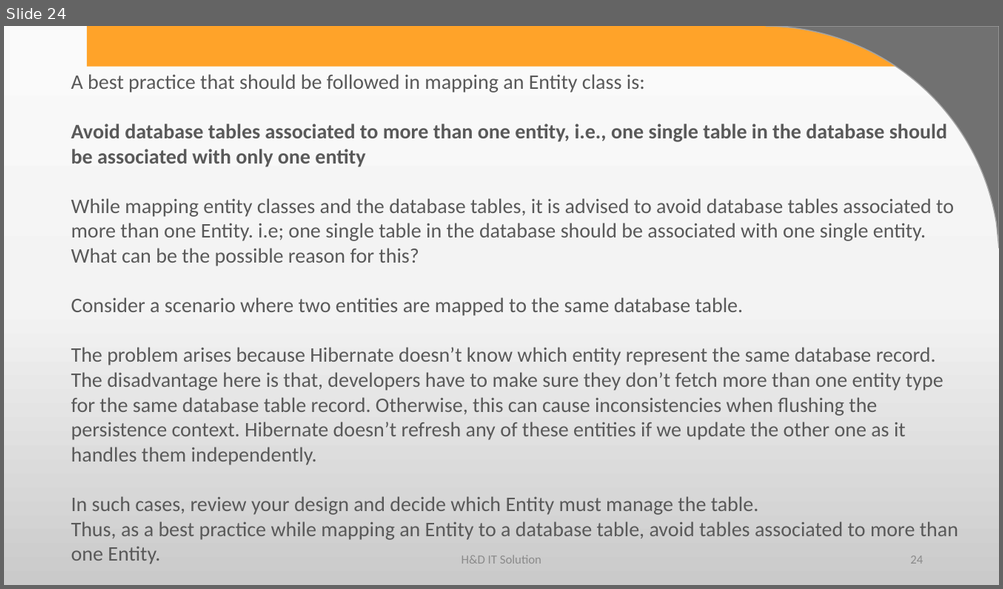
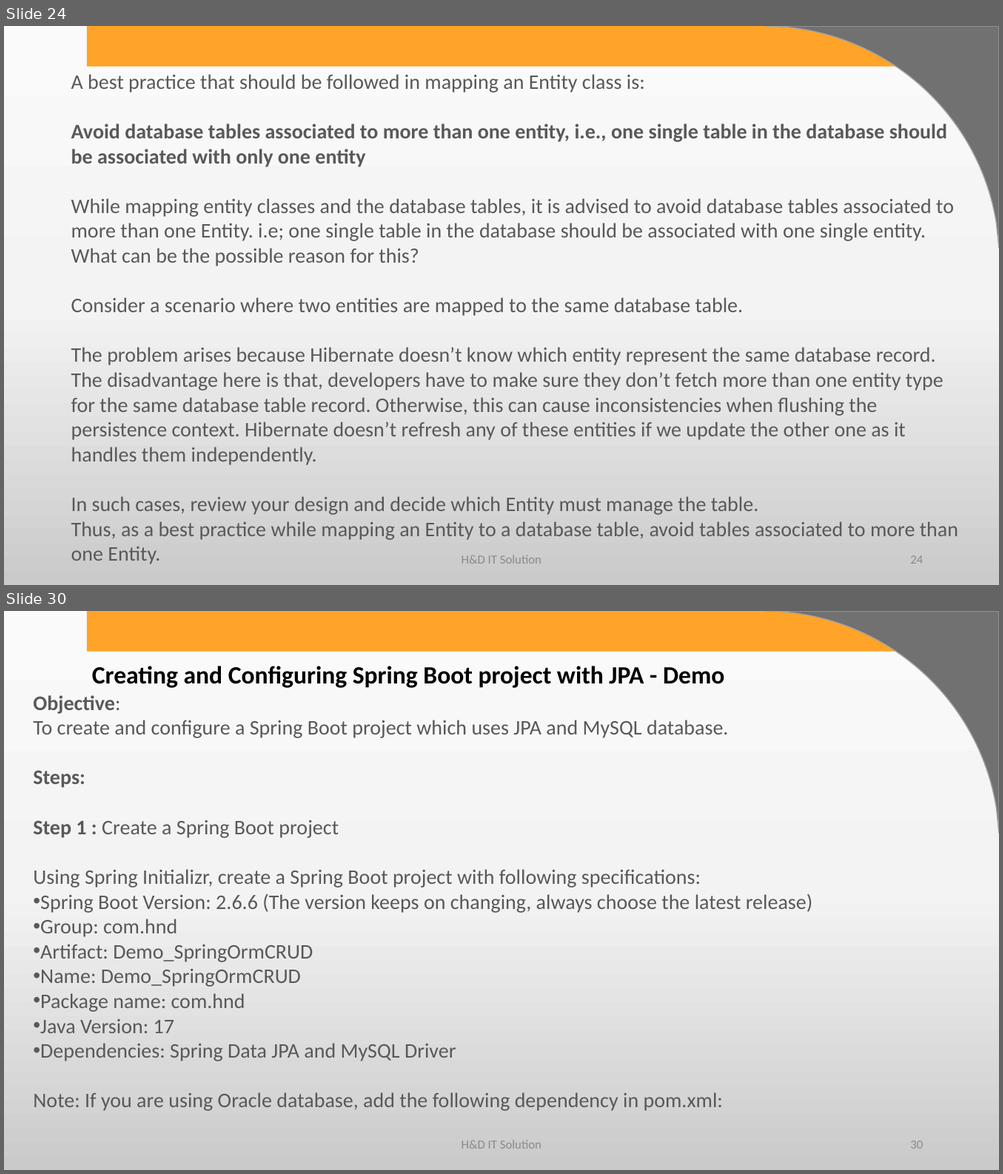
Before and after one commit to harshadasawant/spring_boot1, a slide deck: infinite/src/main/ppt/Persistence Layer using Spring Boot.pptx. Shown one above the other, each under a label of ours: slide 24 before the commit, slides 24 and 30 after it; the slides between them are not shown. The pictures are 1003x589 and 1003x1174 pixels, drawn with LibreOffice and Linux fonts; fonts in the diff are those of the drawing; background and template pictures are left out. Boxes give left, top, right and bottom in pixels: in the first picture for what was removed or moved away, otherwise in the second. Text is boxed around its words. In the diff, an @@ line names an element or a change of style, - is before the commit and + after.

```diff
--- a/infinite/src/main/ppt/Persistence Layer using Spring Boot.pptx
+++ b/infinite/src/main/ppt/Persistence Layer using Spring Boot.pptx
@@ slide 30 added at box(4, 611, 999, 1170), background gradient #FBFBFB to #F4F4F4 to #CBCBCB; not listed: 2 template elements that a slide beside it also shows @@
@@ text added at box(92, 666, 724, 688), 24 pt, text #000000, bold @@
+Creating and Configuring Spring Boot project with JPA - Demo
@@ text added at box(33, 695, 813, 1111), 20 pt, text #595959 @@
+Objective:
+To create and configure a Spring Boot project which uses JPA and MySQL database.
+Steps:
+Step 1 : Create a Spring Boot project
+Using Spring Initializr, create a Spring Boot project with following specifications:
+• Spring Boot Version: 2.6.6 (The version keeps on changing, always choose the latest release)
+• Group: com.hnd
+• Artifact: Demo_SpringOrmCRUD
+• Name: Demo_SpringOrmCRUD
+• Package name: com.hnd
+• Java Version: 17
+• Dependencies: Spring Data JPA and MySQL Driver
+Note: If you are using Oracle database, add the following dependency in pom.xml:
@@ text added at box(461, 1141, 541, 1149), 12 pt, text #8C8C8C @@
+H&D IT Solution
@@ page number added at box(910, 1141, 922, 1149), 12 pt, text #8C8C8C @@
+30
```
Also in this commit, not shown: 22 other slides added, 4 other files.
